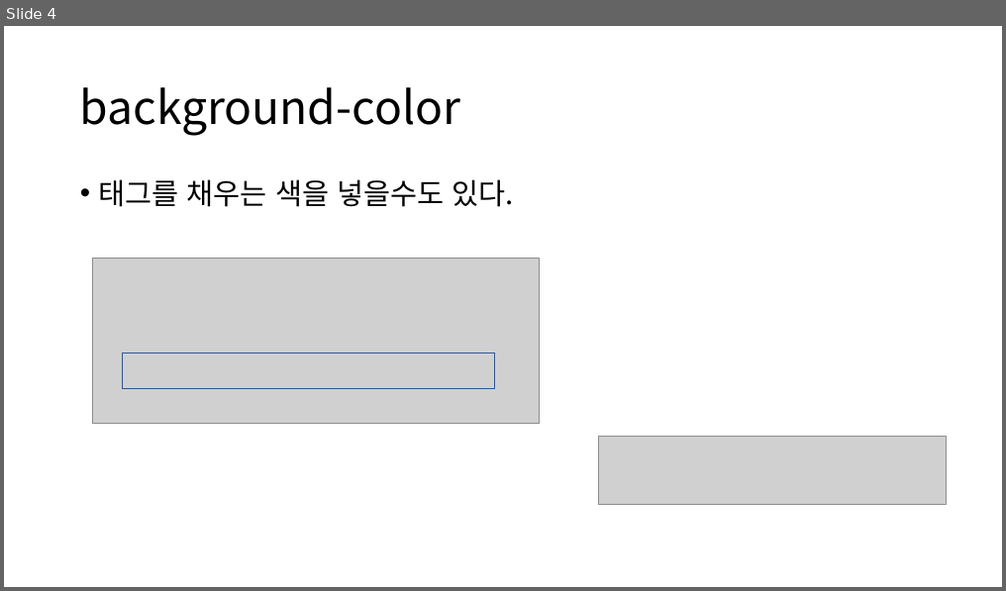
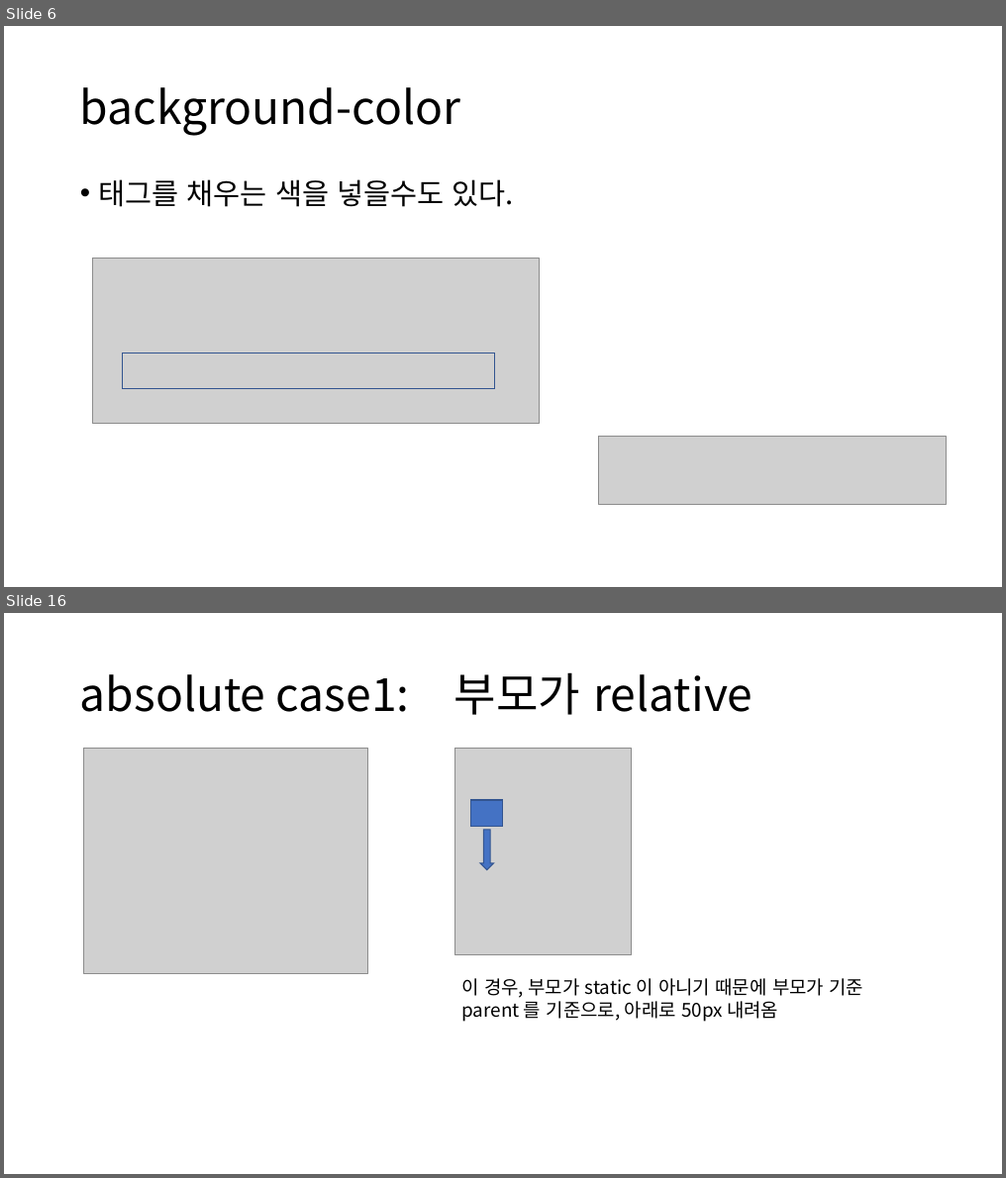
Before and after one commit to GNUCSAssistants/2021webprogramming, a slide deck: 수업/4. CSS(2)/PPT/4. CSS(2).pptx. Shown one above the other, each under a label of ours: slide 4 before the commit, slides 6 and 16 after it; the slides between them are not shown. The pictures are 1006x591 and 1006x1178 pixels, drawn with LibreOffice and Linux fonts; fonts in the diff are those of the drawing; grey boxes stand for pictures. Boxes give left, top, right and bottom in pixels: in the first picture for what was removed or moved away, otherwise in the second. Text is boxed around its words. In the diff, an @@ line names an element or a change of style, - is before the commit and + after.

```diff
--- a/수업/4. CSS(2)/PPT/4. CSS(2).pptx
+++ b/수업/4. CSS(2)/PPT/4. CSS(2).pptx
@@ slide 16 added at box(4, 613, 1002, 1174), background #FFFFFF @@
@@ title added at box(80, 672, 752, 715), 44 pt, text #000000 @@
+absolute case1: 부모가 relative
@@ picture added at box(83, 748, 368, 973) @@
@@ picture added at box(454, 748, 632, 956) @@
@@ rectangle added at box(471, 800, 503, 827), fill #4472C4, outline #325491 1 pt @@
@@ down arrow added at box(480, 830, 494, 870), fill #4472C4, outline #325491 1 pt @@
@@ text added at box(461, 978, 863, 1022), 18 pt, text #000000 @@
+이 경우, 부모가 static 이 아니기 때문에 부모가 기준
+parent 를 기준으로, 아래로 50px 내려옴
@@ what was slide 4 is now slide 6 @@
```
Also in this commit, not shown: 21 other slides added, 3 other files.
